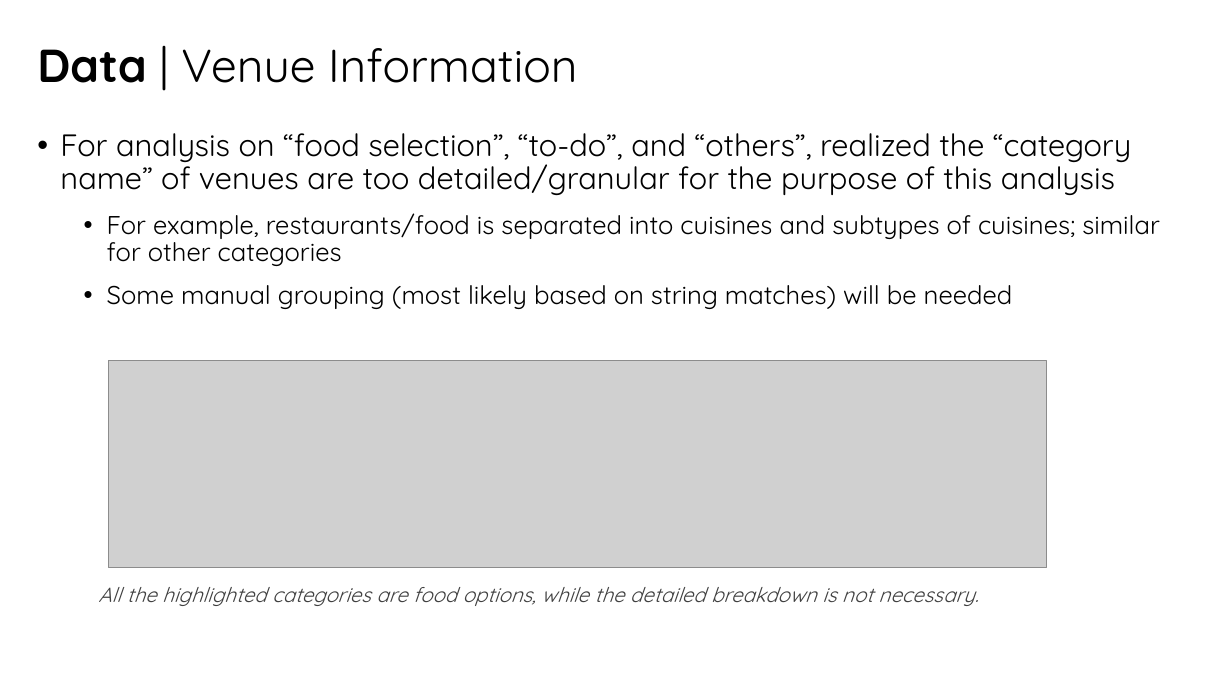
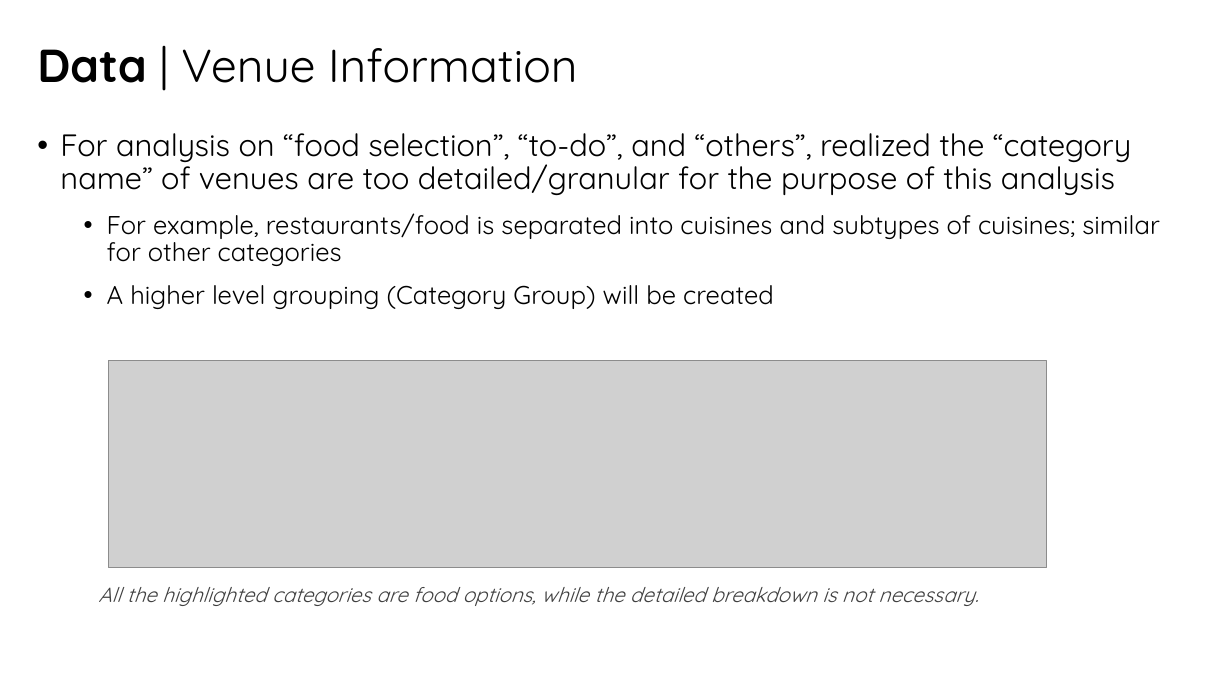
Before and after one commit to audrey-wj/Coursera_Capstone, a slide deck: slide 9 of Battle of Neighborhoods/Coursera Capstone_Battle of Neighborhoods.pptx. Drawn at 1232x693 pixels with LibreOffice and Linux fonts; fonts in the diff are those of the drawing; grey boxes stand for pictures. Boxes give left, top, right and bottom in pixels: in the first picture for what was removed or moved away, otherwise in the second. Text is boxed around its words. In the diff, an @@ line names an element or a change of style, - is before the commit and + after.

```diff
--- a/Battle of Neighborhoods/Coursera Capstone_Battle of Neighborhoods.pptx
+++ b/Battle of Neighborhoods/Coursera Capstone_Battle of Neighborhoods.pptx
@@ text at [107, 285, 774, 309]: text changed @@
-  • Some manual grouping (most likely based on string matches) will be needed
+  • A higher level grouping (Category Group) will be created
```
Also in this commit, not shown: 11 slides added, 1 slide removed, 1 other file.
